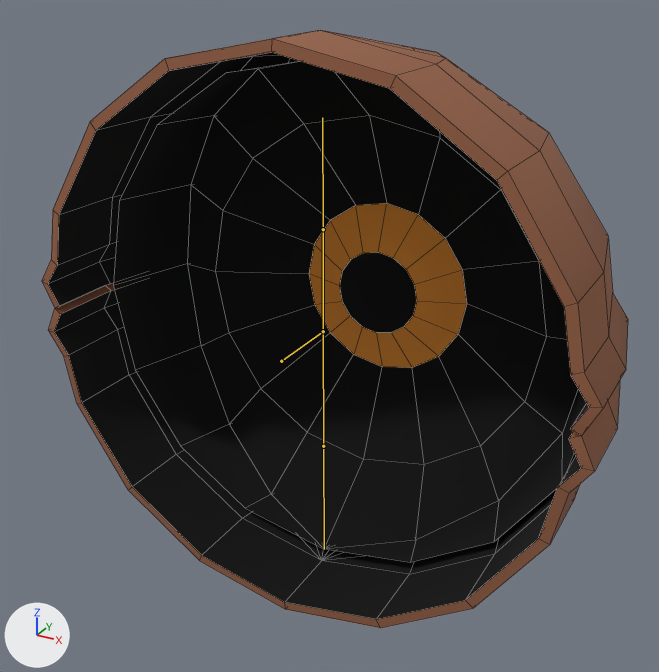
One commit to the FBX model froggyfocus/Assets/FlawLizArt/Eldritch/eye.fbx: the scene before it, then after it.
Camera for both pictures: a 50 mm lens placed at (1.55, -2.77, 1.37), pointed at (-0.04, 0.12, -0.07). The lights are fixed; the arrows at lower left show +X, +Y and +Z. The bones that bend it are drawn over the model as lines. Mesh edges are drawn as thin lines.

The first picture shows 'eyeball', 'eyelid.lower', 'eyelid.upper'.
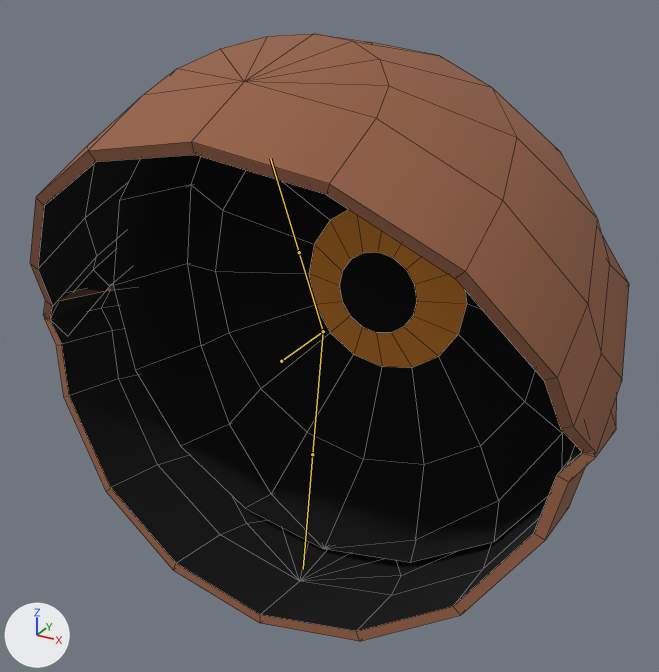
The newer file adds an action. The first version stands in its rest pose; the second is drawn at frame 101 of the action 'Armature|idle_pout'.

The edits, one by one:
Bone 'lid_upper' (bone_lid_upper) turns from (0, 0, 0) to (25, 0, 0) degrees about its own x, y and z.
Bone 'lid_lower' (bone_lid_lower) turns from (0, 0, 0) to (0, 0, 10) degrees about its own x, y and z.

What differs and where, as boxes (x1, y1, x2, y2) in the pictures (659 x 672 px):
'eyelid.upper', posed
    before: (42, 30, 628, 436)
    after: (30, 34, 629, 464)
'eyelid.lower', posed
    before: (48, 283, 620, 628)
    after: (44, 284, 617, 642)
bone 'lid_upper', root to tip
    before: (323, 331) to (323, 229)
    after: (323, 331) to (299, 252)
bone 'lid_lower', root to tip
    before: (323, 331) to (323, 446)
    after: (323, 331) to (312, 454)
